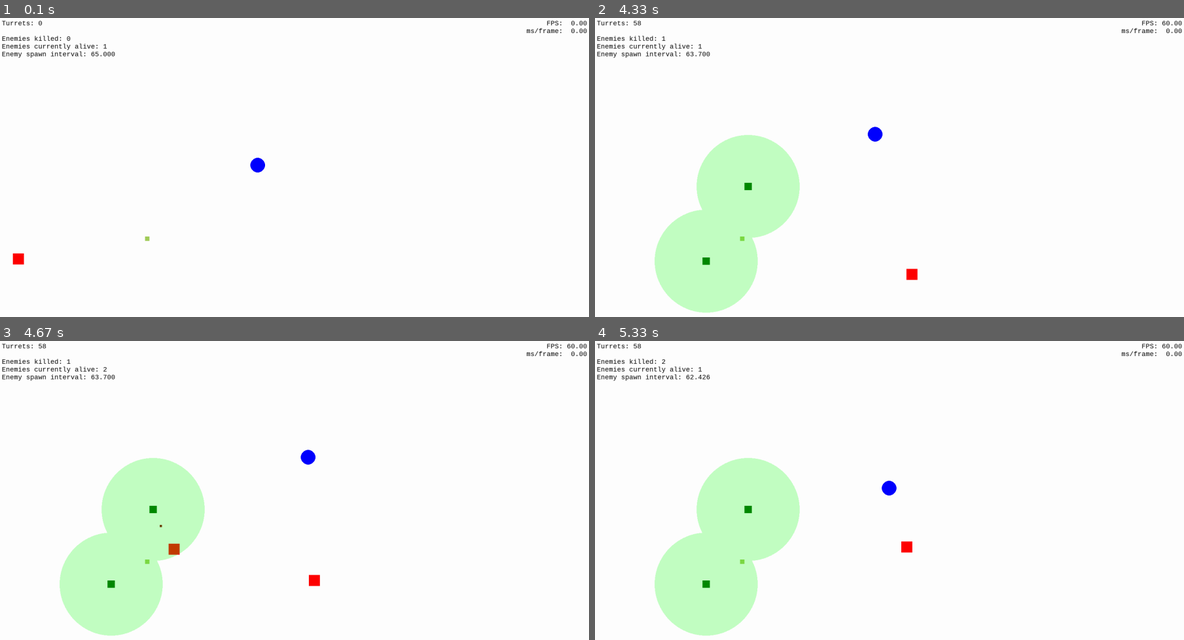
Above: before the commit, frames 1-4 (two rows, left to right).
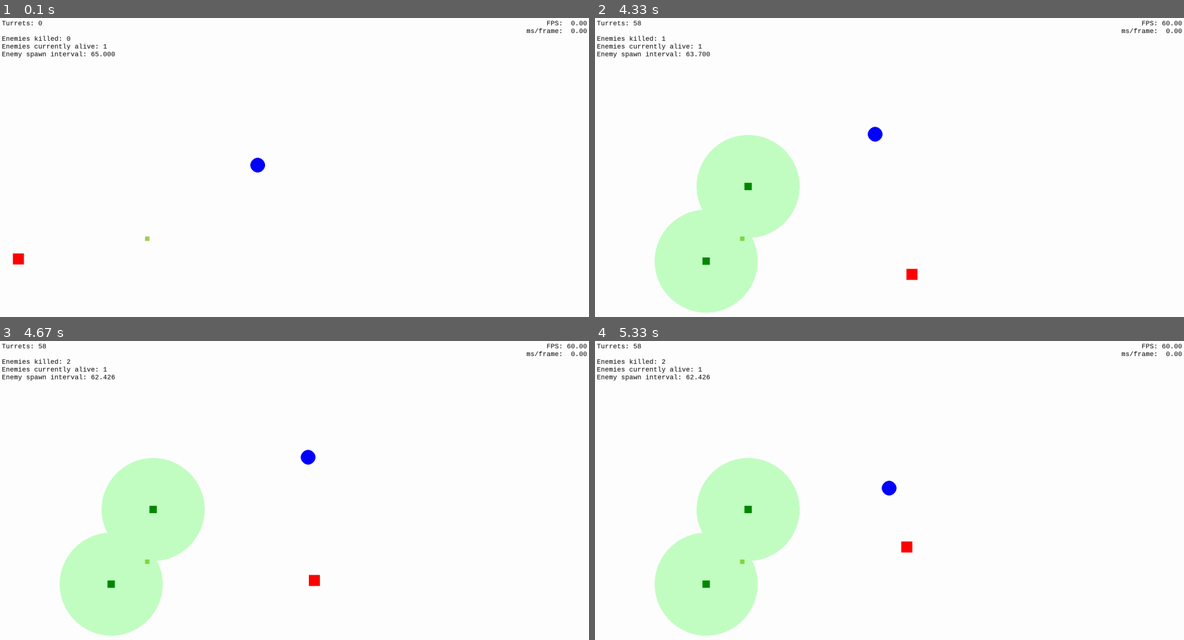
Above: after the commit, the same moments.

Repository: MarcellPerger1/game_with_pygame
Game: pygame game, started from main.py
The game is run twice, just before and just after one commit, with the same random seed, the same clock (stepped at 60 frames per second) and the same inputs.
Inputs (mouse positions are in pixels of both pictures, inside the frame that each line leads up to):
- Up to frame 1 (0.1 s): no input
- Up to frame 2 (4.33 s): hold Right 0.33-0.8 s; hold Up 0.83-1.13 s; hold Right 1.17-1.63 s; hold Left 1.67-2.2 s; tap T at 1.82, 3.05, 4.22 s; click (748, 185) at 2.28 s; hold Down 2.57-2.87 s; hold Left 2.9-3.3 s; click (706, 260) at 3.38 s; hold Up 3.67-4.03 s; hold Right from 4.07 s (still down)
- Up to frame 3 (4.67 s): keep holding Right
- Up to frame 4 (5.33 s): release Right at 4.7 s; hold Down 4.73-5.1 s; hold Left from 5.13 s (still down)

Frames 1-2 are identical in both runs. In frame 3, 0.1% of the frame differs, in the area x 11-31%, y 6-72%; in frame 4, nothing differs.

Commit message:
feat: Add `INSTANT_SHOOT` option
If `INSTANT_SHOOT` is true, the bullets don't move to the target, they are simply teleported there

Diff:
--- a/turret.py
+++ b/turret.py
@@ -14,6 +14,7 @@
     from enemy import CommonEnemy
 
 SHOW_TURRET_RANGE = True
+INSTANT_SHOOT = False
 TURRET_INTERVAL = 45
 TURRET_RANGE = 140
 
@@ -42,8 +43,15 @@
         if self.can_shoot():
             target: CommonEnemy = nearest_of_group(self.pos, self.game.enemies)
             if target is not None and self.can_shoot_enemy(target):
-                Bullet(self, self.pos, target.pos)
-                self.shot_on_tick = self.curr_tick
+                self.shoot_enemy(target)
+
+    def shoot_enemy(self, enemy: CommonEnemy,
+                    update_shot_time=True, instant=INSTANT_SHOOT):
+        bullet = Bullet(self, enemy.pos, enemy.pos)
+        if instant:
+            bullet.on_hit_enemy(enemy)
+        if update_shot_time:
+            self.shot_on_tick = self.curr_tick
 
     def can_shoot_enemy(self, enemy: CommonEnemy):
         return self.pos.distance_squared_to(enemy.pos) <= TURRET_RANGE * TURRET_RANGE
